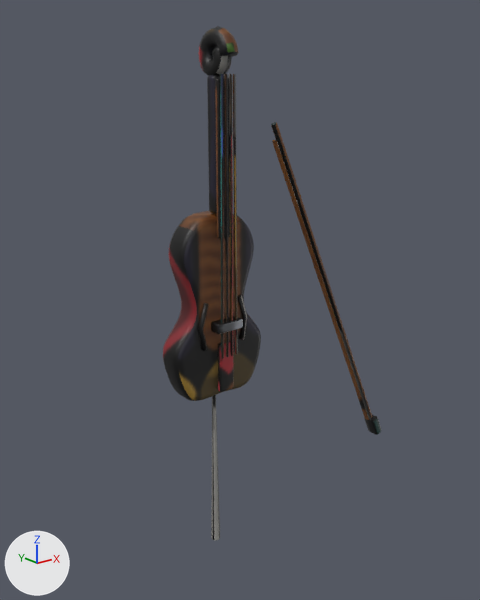
The FBX model Assets/Art/Instruments/Violin.fbx: old version first, new version second.
Before and after are seen from a 50 mm camera at (-0.723, -0.988, 0.922) aimed at (0.122, 0.068, 0.499). Lighting does not change. The marker at lower left points along +X, +Y and +Z. The first picture is the older version. Where no turn or scale is listed for an object, it has been applied to the vertices. Vertices at exactly the same position are counted once.

The older version as bpy lines, for what is in view:
```python
me_str0_005 = bpy.data.meshes.new('Str0.005')
me_str0_005.from_pydata(...)  # 12 vertices, 8 faces; spans x -0.004..0.004, y -0.003..0.003, z -0.255..0.255
me_str0_005.materials.append(mat_m_stringinstruments)  # picture img_t_stringinstruments_png
me_str1_005 = bpy.data.meshes.new('Str1.005')
me_str1_005.from_pydata(...)  # 12 vertices, 8 faces; spans x -0.003..0.003, y -0.003..0.003, z -0.255..0.255
me_str1_005.materials.append(mat_m_stringinstruments)  # picture img_t_stringinstruments_png
me_vbody_001 = bpy.data.meshes.new('VBody.001')
me_vbody_001.from_pydata(...)  # 1272 vertices, 1192 faces; spans x -0.105..0.105, y -0.07..0.03, z 0.0..1.026
me_vbody_001.materials.append(mat_m_stringinstruments)  # picture img_t_stringinstruments_png
ob_string_0_mesh_004 = bpy.data.objects.new('String_0_Mesh.004', me_str0_005)
ob_string_0_mesh_004.location = (-0.015, -0.052, 0.695)
ob_string_1_mesh_004 = bpy.data.objects.new('String_1_Mesh.004', me_str1_005)
ob_string_1_mesh_004.location = (-0.005, -0.052, 0.695)
ob_violin_body = bpy.data.objects.new('Violin_Body', me_vbody_001)
ob_violin_body.location = (0.0, 0.0, 0.0)
# also in view: 'Bow_Mesh' at (0.225, -0.101, 0.518)
```
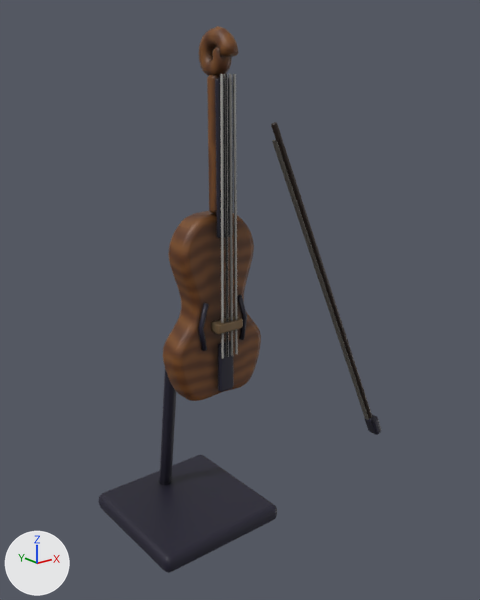
What differs and where, as boxes (x1, y1, x2, y2) in the pictures (480 x 600 px; the box of a moved part takes in the faces that stretch with it):
'Violin_Body', reshaped (81% wider, 6% taller): before (163, 26, 261, 541); after (99, 26, 277, 573)
part 1 of me_vbody_001, added: after (99, 455, 277, 573)
part 2 of me_vbody_001, moved or reshaped: before (211, 395, 220, 541); after (159, 369, 176, 485)
part 3 of me_vbody_001, surface changed: before (163, 26, 261, 541); after (160, 26, 261, 485)
part 4 of me_str0_005, surface changed (lighter): (220, 74, 224, 359) in both

What the commit changed:
me_vbody_001 is used by ob_violin_body; location (0.0, 0.0, 0.0).
me_vbody_001 had 1272 vertices, 1192 faces and spanned x -0.105..0.105, y -0.07..0.03, z 0.0..1.026.
me_vbody_001 now has 1370 vertices, 1294 faces and spans x -0.15..0.15, y -0.07..0.26, z 0.0..1.026.
me_vbody_001 part 1: a new loose piece of 96 vertices spanning x -0.15..0.15, y -0.04..0.26, z 0.0..0.04, in mat_m_stringinstruments (picture img_t_stringinstruments_png).
Part 2, on me_vbody_001:
2 vertices are removed from x -0.003..0.003, y -0.001..0.001, z 0.348.
8 faces are deleted.
108 vertices move from x -0.01..0.01, y -0.01..0.01, z 0.0..0.35 to x -0.014..0.015, y 0.142..0.218, z 0.0..0.35.
4 vertices are added at (0.014, 0.153, 0.345), (0.012, 0.148, 0.344), (-0.014, 0.159, 0.346), (-0.012, 0.164, 0.346).
12 new faces join them.
me_vbody_001 part 3: 1184 kept faces spanning x -0.105..0.105, y -0.07..0.218, z 0.0..1.026 get new texture (UV) coordinates.
me_str0_005 has 12 vertices, 8 faces and spans x -0.004..0.004, y -0.003..0.003, z -0.255..0.255.
me_str0_005 is used by ob_string_0_mesh_004; location (-0.015, -0.052, 0.695).
me_str0_005 part 4: texture (UV) coordinates of 8 of 8 faces, centred in x -0.002..0.002, y -0.002..0.002, z -0.255..0.255, changed; they spanned u 0.25..0.99, v 0.11..0.75 and now span u 0.04..0.98, v 0.0..0.74.
